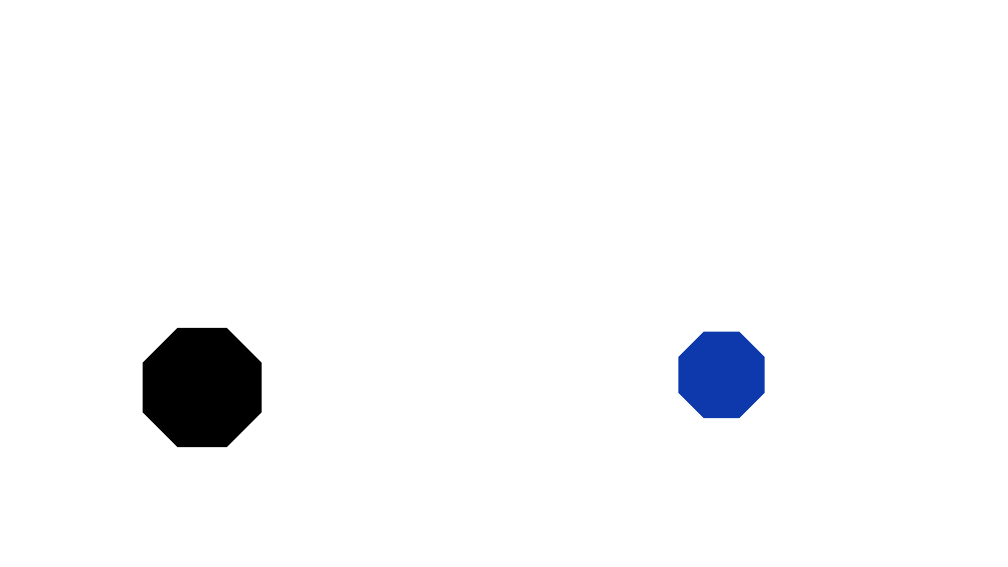
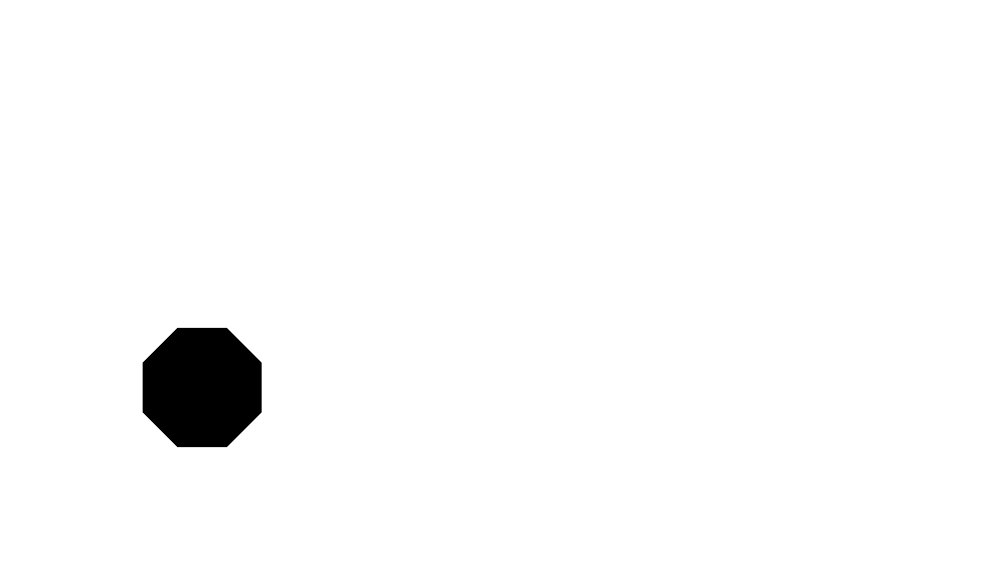
Before and after one commit to tepk2924/tepk2924_Custom_Icon, a slide deck: slide 2 of tepk2924_Custon_Icon.pptx. Drawn at 1008x567 pixels with LibreOffice and Linux fonts; fonts in the diff are those of the drawing. Boxes give left, top, right and bottom in pixels: in the first picture for what was removed or moved away, otherwise in the second. Text is boxed around its words. In the diff, an @@ line names an element or a change of style, - is before the commit and + after.

```diff
--- a/tepk2924_Custon_Icon.pptx
+++ b/tepk2924_Custon_Icon.pptx
@@ octagon removed at [678, 332, 765, 418] @@
```
Also in this commit, not shown: 1 other slide changed, 2 other files.
